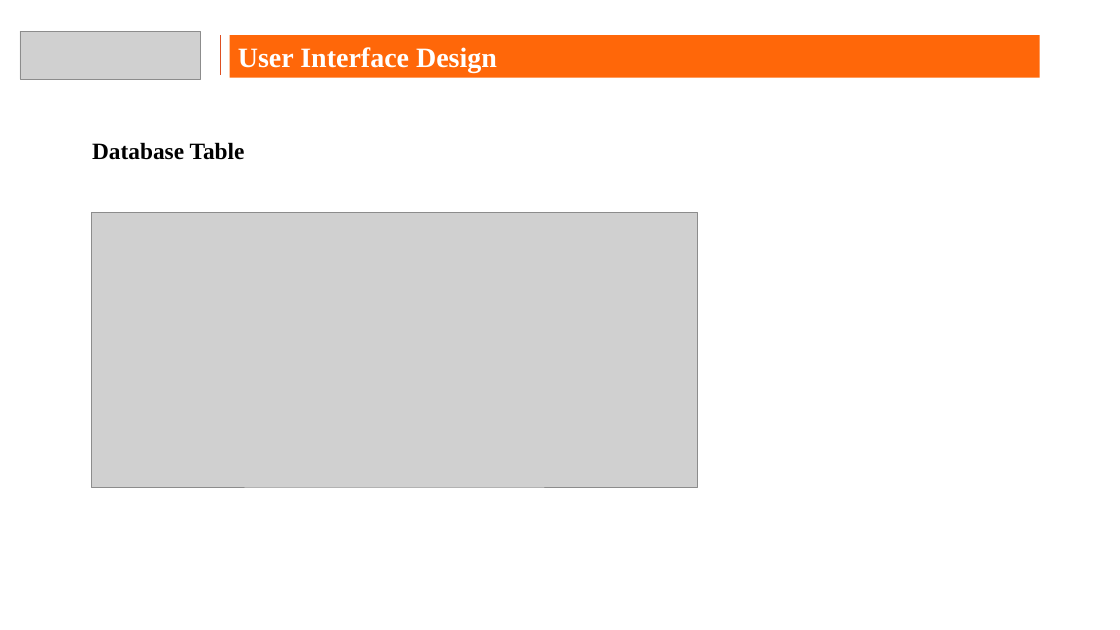
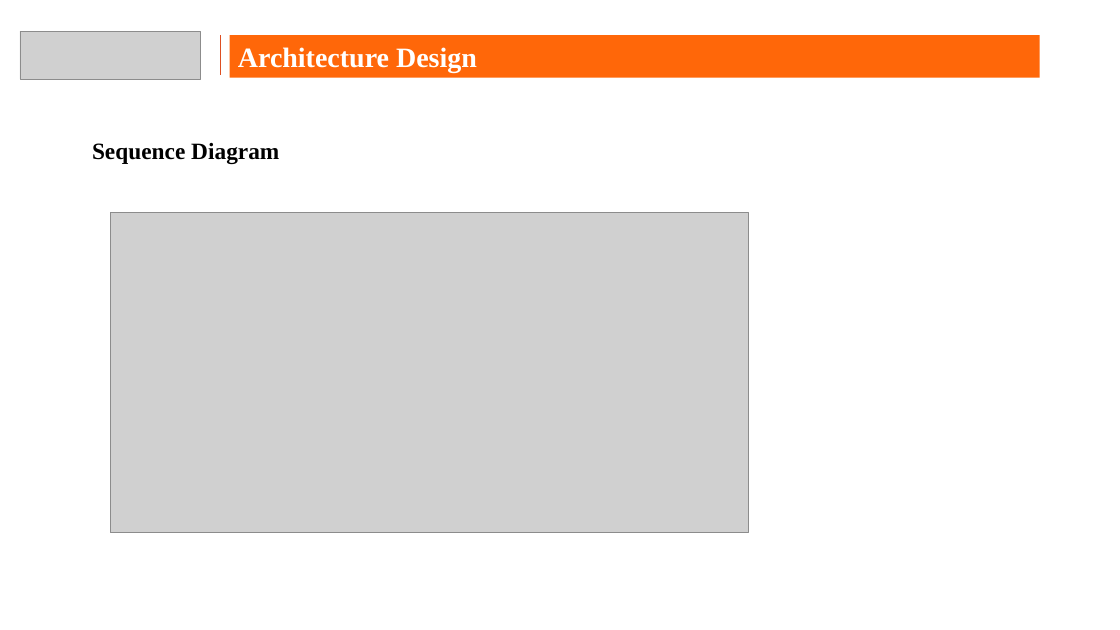
Before and after one commit to pranaygadhave/CAPSTONE, a slide deck: slide 5 of Capstone.pptx. Drawn at 1120x630 pixels with LibreOffice and Linux fonts; fonts in the diff are those of the drawing; grey boxes stand for pictures; background and template pictures are left out. Boxes give left, top, right and bottom in pixels: in the first picture for what was removed or moved away, otherwise in the second. Text is boxed around its words. In the diff, an @@ line names an element or a change of style, - is before the commit and + after.

Commit message:
updated ppt

```diff
--- a/Capstone.pptx
+++ b/Capstone.pptx
@@ text in rectangle at bbox=[238, 47, 477, 72]: text changed @@
-User Interface Design
+Architecture Design
@@ text at bbox=[92, 143, 279, 164]: text changed @@
-Database Table
+Sequence Diagram
@@ picture: place and size @@
-picture at bbox=[92, 213, 698, 487]
+picture at bbox=[110, 213, 749, 534]
```
Also in this commit, not shown: 2 other slides changed, 1 slide removed.
